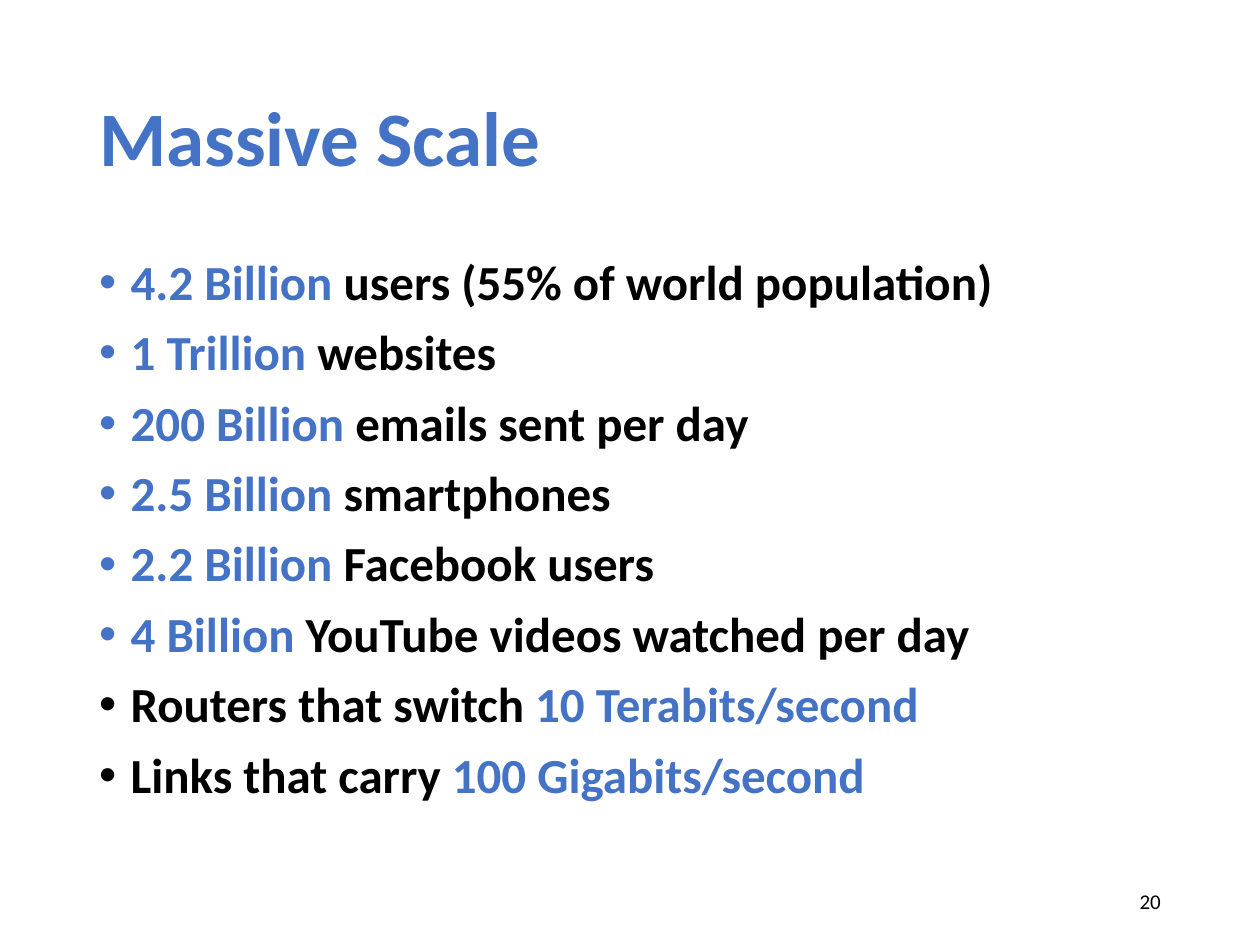
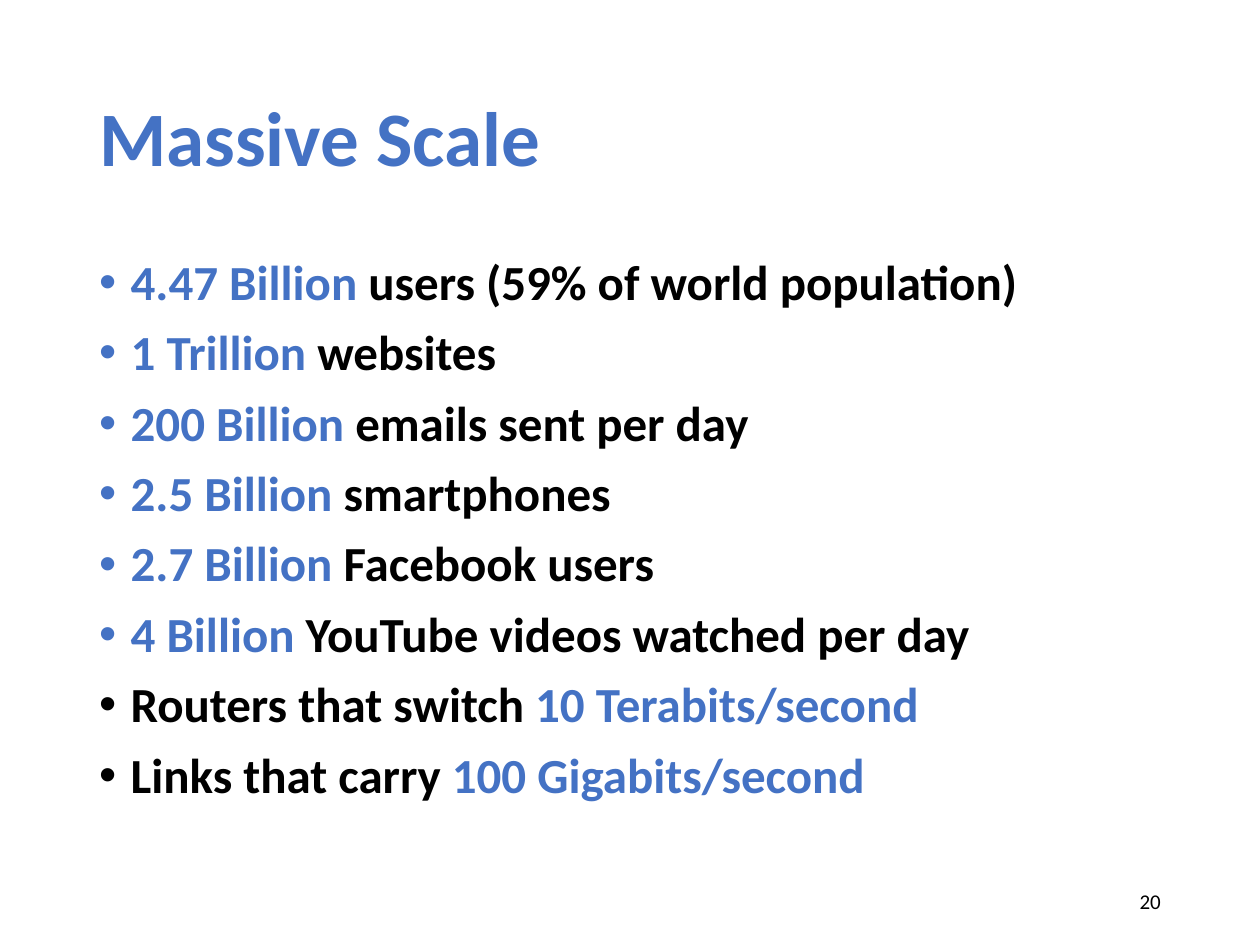
Before and after one commit to xinjin/course-net, a slide deck: slide 20 of slides/lec01_introduction.pptx. Drawn at 1260x945 pixels with LibreOffice and Linux fonts; fonts in the diff are those of the drawing. Boxes give left, top, right and bottom in pixels: in the first picture for what was removed or moved away, otherwise in the second. Text is boxed around its words. In the diff, an @@ line names an element or a change of style, - is before the commit and + after.

```diff
--- a/slides/lec01_introduction.pptx
+++ b/slides/lec01_introduction.pptx
@@ text at [131,264,1017,308]: text changed @@
-• 4.2 Billion users (55% of world population)
+• 4.47 Billion users (59% of world population)
@@ text at [131,546,654,582]: text changed @@
-• 2.2 Billion Facebook users
+• 2.7 Billion Facebook users
```
Also in this commit, not shown: 6 other slides changed, 2 other files.
